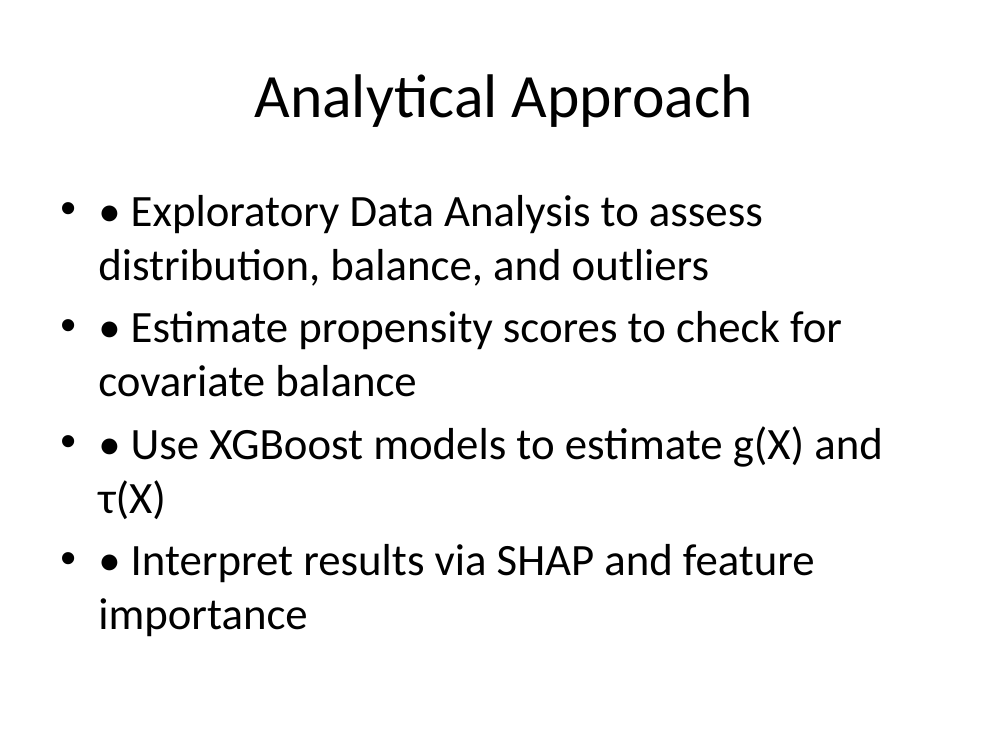
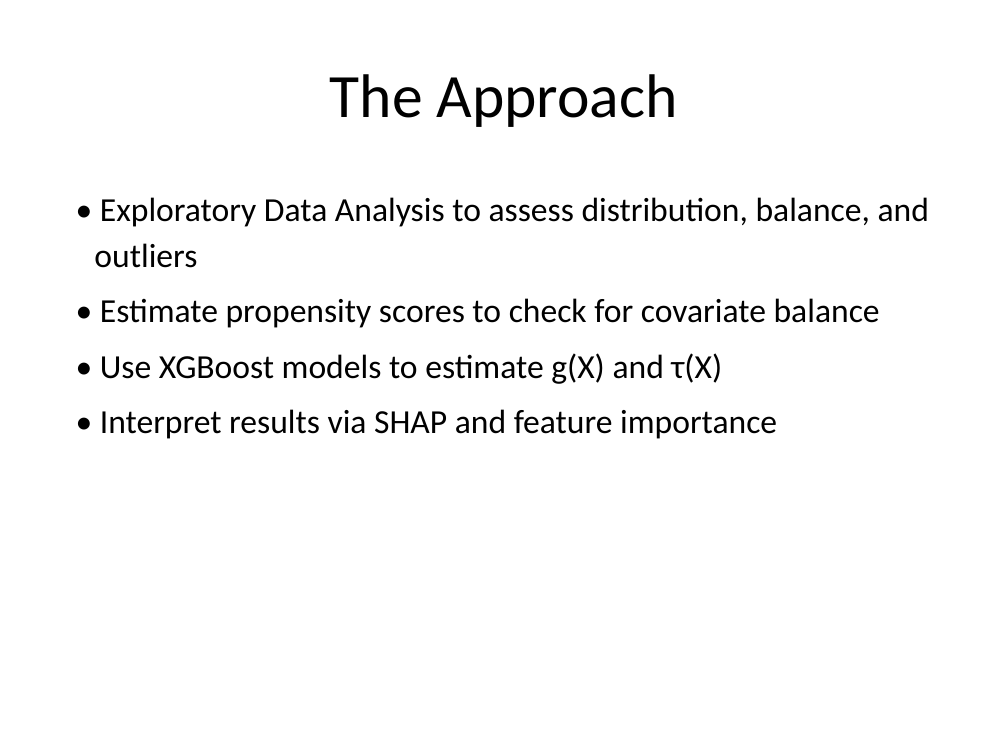
Before and after one commit to yotamdery/causal-inference-clinical-trial, a slide deck: slide 3 of presentation_deck.pptx. Drawn at 1008x756 pixels with LibreOffice and Linux fonts; fonts in the diff are those of the drawing. Boxes give left, top, right and bottom in pixels: in the first picture for what was removed or moved away, otherwise in the second. Text is boxed around its words. In the diff, an @@ line names an element or a change of style, - is before the commit and + after.

```diff
--- a/presentation_deck.pptx
+++ b/presentation_deck.pptx
@@ title at (330,74,678,127): text changed @@
-Analytical Approach
+The Approach
@@ text "• Exploratory Data Analysis to ..." at (94,197,929,439): size 32 to 24 pt; bullet • to none; line spacing 1 to 1.15; less space between paragraphs @@
```
Also in this commit, not shown: 10 other slides changed, 3 other files.
